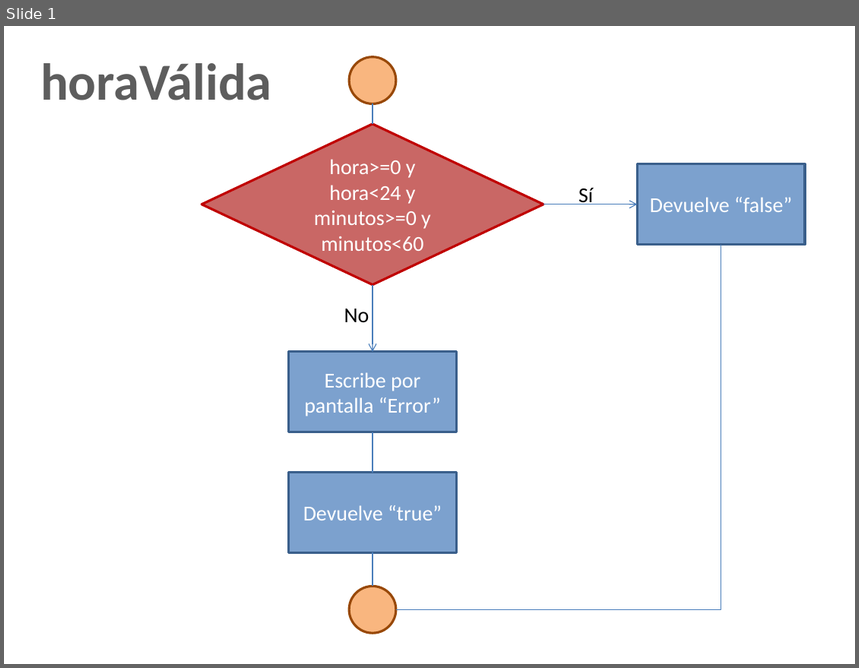
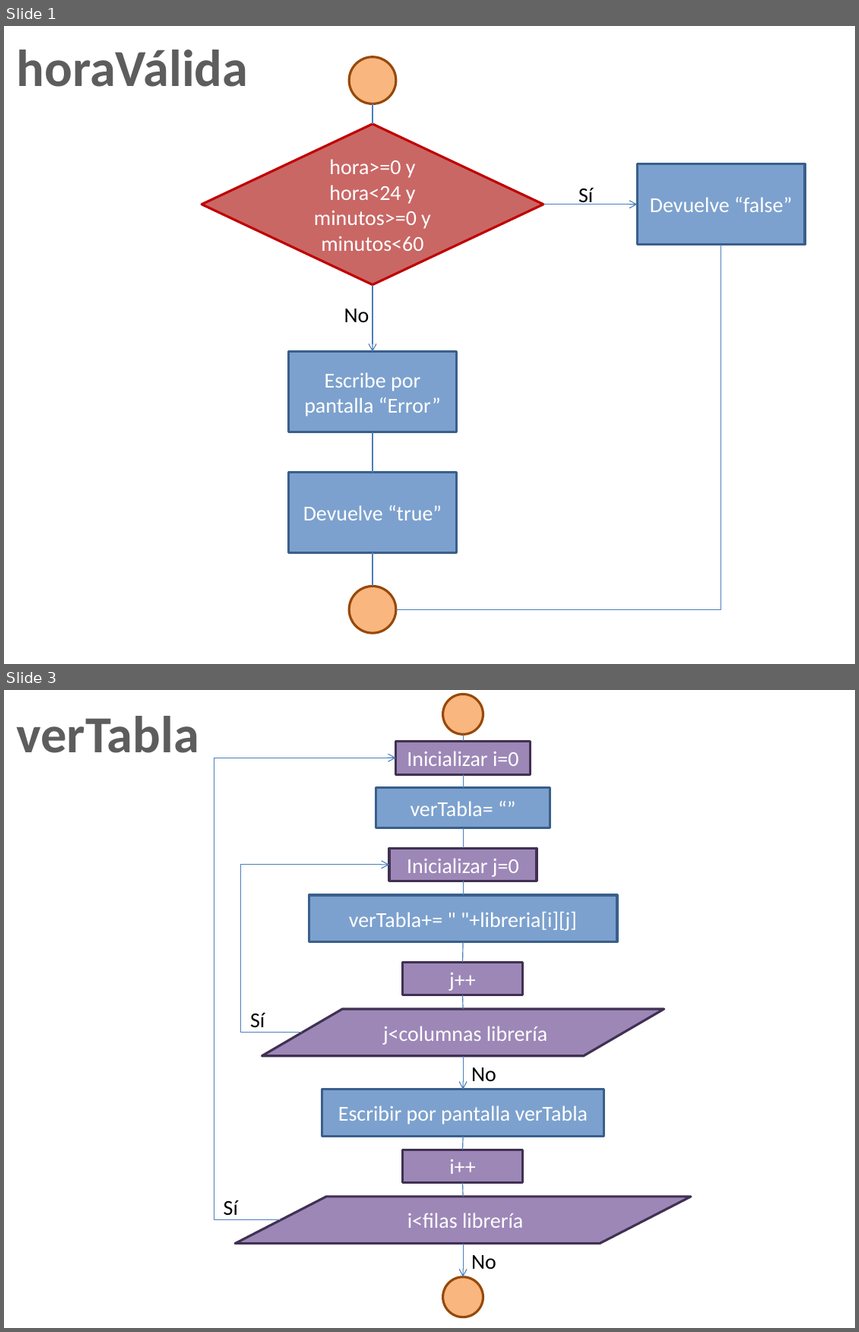
Before and after one commit to dj35/Proyecto-, a slide deck: Flujograma.pptx. Shown one above the other, each under a label of ours: slide 1 before the commit, slides 1 and 3 after it; the slides between them are not shown. The pictures are 859x668 and 859x1332 pixels, drawn with LibreOffice and Linux fonts; fonts in the diff are those of the drawing. Boxes give left, top, right and bottom in pixels: in the first picture for what was removed or moved away, otherwise in the second. Text is boxed around its words. In the diff, an @@ line names an element or a change of style, - is before the commit and + after.

```diff
--- a/Flujograma.pptx
+++ b/Flujograma.pptx
@@ slide 3 added at (4,690,855,1328), background #FFFFFF @@
@@ ellipse added at (443,695,484,734), fill #F9B67F, outline #984807 2 pt @@
@@ text added at (17,716,199,753), 44 pt, text gradient #555555 to #5D5D5D to #000000, bold @@
+verTabla
@@ line added from (463, 734) to (463, 741), #4B7EBC 0.75 pt @@
@@ rectangle added at (396,741,530,774), fill #9D87B7, outline #403152 2 pt, 18 pt, text #FFFFFF @@
+Inicializar i=0
@@ elbow arrow added from (281, 1220) to (396, 758), #4B7EBC 0.75 pt @@
@@ line added from (463, 774) to (463, 788), #4B7EBC 0.75 pt @@
@@ rectangle added at (376,788,550,828), fill #7CA1CE, outline #3A5F8C 2 pt, 18 pt, text #FFFFFF @@
+verTabla= “”
@@ rectangle added at (389,848,537,881), fill #9D87B7, outline #403152 2 pt, 18 pt, text #FFFFFF @@
+Inicializar j=0
@@ line added from (463, 828) to (463, 848), #4B7EBC 0.75 pt @@
@@ elbow arrow added from (302, 1033) to (389, 865), #4B7EBC 0.75 pt @@
@@ line added from (463, 881) to (463, 895), #4B7EBC 0.75 pt @@
@@ rectangle added at (309,895,617,942), fill #7CA1CE, outline #3A5F8C 2 pt, 18 pt, text #FFFFFF @@
+verTabla+= " "+libreria[i][j]
@@ rectangle added at (403,962,523,995), fill #9D87B7, outline #403152 2 pt, 18 pt, text #FFFFFF @@
+j++
@@ line added from (463, 942) to (463, 962), #4B7EBC 0.75 pt @@
@@ line added from (463, 995) to (463, 1009), #4B7EBC 0.75 pt @@
@@ text added at (250,1013,265,1033), 18 pt, text #000000 @@
+Sí
@@ flow chart input output added at (262,1009,664,1056), fill #9D87B7, outline #403152 2 pt, 18 pt, text #FFFFFF @@
+j<columnas librería
@@ arrow added from (463, 1056) to (463, 1089), #4B7EBC 0.75 pt @@
@@ text added at (471,1068,496,1082), 18 pt, text #000000 @@
+No
@@ rectangle added at (322,1089,604,1136), fill #7CA1CE, outline #3A5F8C 2 pt, 18 pt, text #FFFFFF @@
+Escribir por pantalla verTabla
@@ line added from (463, 1137) to (463, 1150), #4B7EBC 0.75 pt @@
@@ rectangle added at (403,1150,523,1182), fill #9D87B7, outline #403152 2 pt, 18 pt, text #FFFFFF @@
+i++
@@ line added from (463, 1182) to (463, 1196), #4B7EBC 0.75 pt @@
@@ text added at (224,1201,238,1220), 18 pt, text #000000 @@
+Sí
@@ flow chart input output added at (236,1196,691,1243), fill #9D87B7, outline #403152 2 pt, 18 pt, text #FFFFFF @@
+i<filas librería
@@ arrow added from (463, 1244) to (463, 1277), #4B7EBC 0.75 pt @@
@@ text added at (471,1255,496,1270), 18 pt, text #000000 @@
+No
@@ ellipse added at (443,1277,484,1317), fill #F9B67F, outline #984807 2 pt @@
@@ slide 1 changed as well @@
@@ text "horaVálida": place and size @@
-text "horaVálida" at (40,63,272,100)
+text "horaVálida" at (17,50,248,87)
```
Also in this commit, not shown: 1 other slide added.
